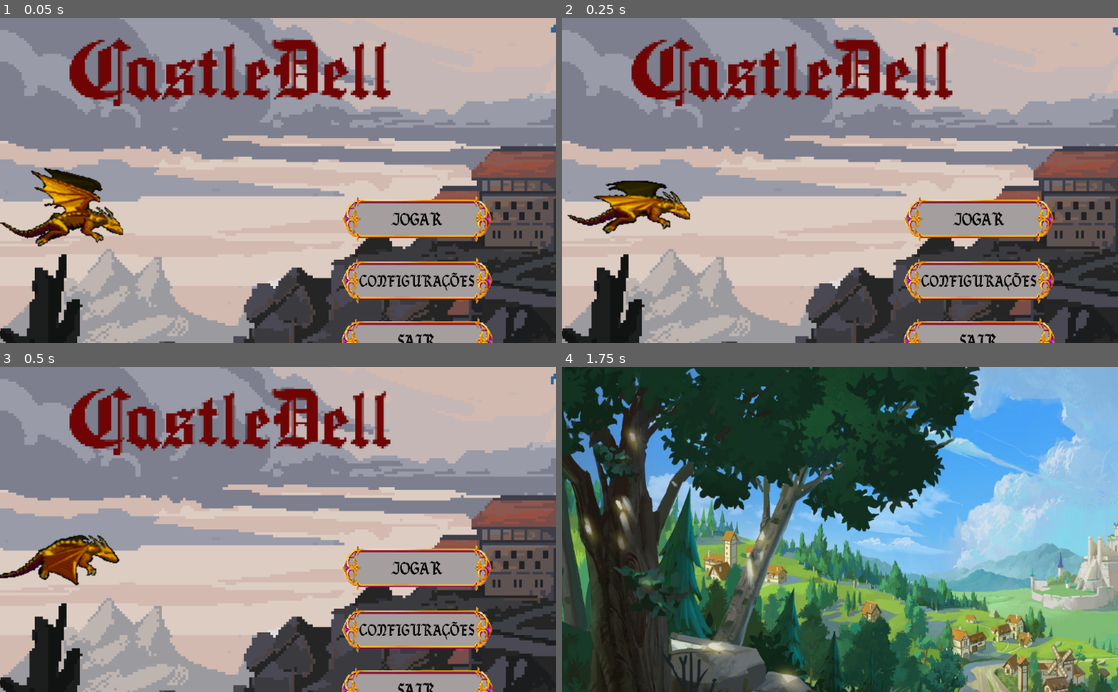
Above: before the commit, frames 1-4 (two rows, left to right).
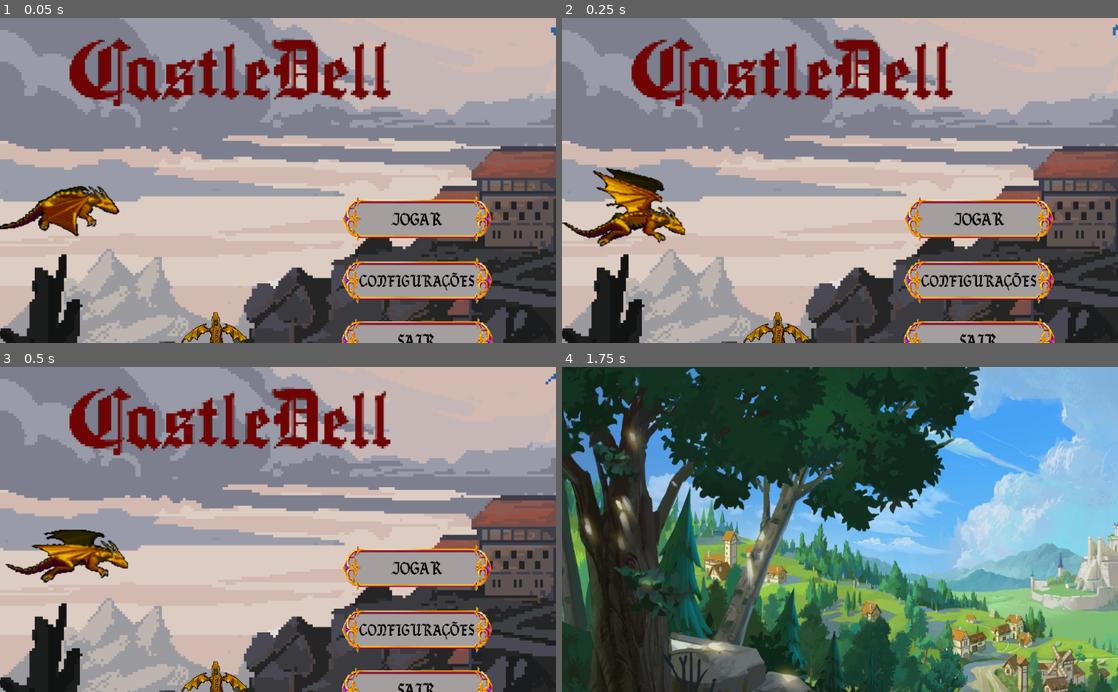
Above: after the commit, the same moments.

Repository: marcelomaiaf/Template_M1-main
Game: Godot game, scene res://menu_principal.tscn
The game is run twice, just before and just after one commit, with the same random seed, the same clock (stepped at 60 frames per second) and the same inputs.
Inputs (mouse positions are in pixels of both pictures, inside the frame that each line leads up to):
- Up to frame 1 (0.05 s): no input
- Up to frame 2 (0.25 s): no input
- Up to frame 3 (0.5 s): no input
- Up to frame 4 (1.75 s): click (979, 568) at 0.5 s; tap Enter at 1.25 s

The runs differ from the first frame. In frame 1, 3.1% of the frame differs, in the area x 0-100%, y 1-100%; in frame 2, 3.1%; in frame 3, 2.4%; in frame 4, nothing differs.

Commit message:
atualização

Diff:
--- /dev/null
+++ b/documentos/ABC/Sprite.gd
@@ -0,0 +1,16 @@
+extends Sprite
+
+
+# Declare member variables here. Examples:
+# var a = 2
+# var b = "text"
+
+
+# Called when the node enters the scene tree for the first time.
+func _ready():
+	pass # Replace with function body.
+
+
+# Called every frame. 'delta' is the elapsed time since the previous frame.
+#func _process(delta):
+#	pass
--- a/documentos/ABC/menu_principal.tscn
+++ b/documentos/ABC/menu_principal.tscn
@@ -17,6 +17,7 @@
 [ext_resource path="res://medieval sound.mp3" type="AudioStream" id=15]
 [ext_resource path="res://assets/back_3.png" type="Texture" id=16]
 [ext_resource path="res://assets/back_4.png" type="Texture" id=17]
+[ext_resource path="res://assets/flying_dragon-gold.png" type="Texture" id=18]
 [ext_resource path="res://assets/back_5.png" type="Texture" id=19]
 [ext_resource path="res://assets/back_6.png" type="Texture" id=20]
 [ext_resource path="res://assets/back_8.png" type="Texture" id=21]
@@ -45,6 +46,38 @@
 
 [sub_resource type="LargeTexture" id=3]
 
+[sub_resource type="Animation" id=5]
+length = 0.001
+tracks/0/type = "value"
+tracks/0/path = NodePath("Sprite:frame")
+tracks/0/interp = 1
+tracks/0/loop_wrap = true
+tracks/0/imported = false
+tracks/0/enabled = true
+tracks/0/keys = {
+"times": PoolRealArray( 0 ),
+"transitions": PoolRealArray( 1 ),
+"update": 0,
+"values": [ 2 ]
+}
+
+[sub_resource type="Animation" id=6]
+resource_name = "dragão"
+length = 1.5
+loop = true
+tracks/0/type = "value"
+tracks/0/path = NodePath("Sprite:frame")
+tracks/0/interp = 1
+tracks/0/loop_wrap = true
+tracks/0/imported = false
+tracks/0/enabled = true
+tracks/0/keys = {
+"times": PoolRealArray( 0, 0.1, 0.2, 0.3, 0.4, 0.5, 0.6, 0.7, 0.8, 0.9, 1 ),
+"transitions": PoolRealArray( 1, 1, 1, 1, 1, 1, 1, 1, 1, 1, 1 ),
+"update": 1,
+"values": [ 2, 3, 4, 5, 6, 7, 8, 9, 10, 11, 11 ]
+}
+
 [node name="Node2D" type="Node2D"]
 position = Vector2( 0, -36 )
 scale = Vector2( 0.802981, 0.807698 )
@@ -59,7 +92,7 @@
 position = Vector2( 954.032, 578.805 )
 scale = Vector2( 1.01176, 1.00537 )
 frames = SubResource( 4 )
-frame = 10
+frame = 11
 playing = true
 
 [node name="Castledell" type="Sprite" parent="."]
@@ -71,6 +104,7 @@
 position = Vector2( 159.406, 489.044 )
 scale = Vector2( 2.50485, 2.0098 )
 frames = SubResource( 1 )
+frame = 2
 playing = true
 
 [node name="play_button" type="TextureButton" parent="."]
@@ -107,6 +141,21 @@
 expand = true
 stretch_mode = 6
 
+[node name="AnimationPlayer" type="AnimationPlayer" parent="."]
+anims/RESET = SubResource( 5 )
+"anims/dragão" = SubResource( 6 )
+
+[node name="Sprite" type="Sprite" parent="."]
+position = Vector2( 493.162, 775.042 )
+scale = Vector2( 1.24536, 1.23809 )
+texture = ExtResource( 18 )
+hframes = 3
+vframes = 4
+frame = 2
+__meta__ = {
+"_edit_group_": true
+}
+
 [connection signal="pressed" from="play_button" to="." method="_on_play_button_pressed"]
 [connection signal="mouse_entered" from="config_button" to="." method="_on_config_button_mouse_entered"]
 [connection signal="pressed" from="config_button" to="." method="_on_config_button_pressed"]
Binary file added: documentos/ABC/assets/Finished cards/baby card.png
Binary file added: documentos/ABC/assets/Finished cards/bardo cardo.png
Binary file added: documentos/ABC/assets/Finished cards/charge card.png
Binary file added: documentos/ABC/assets/Finished cards/cover.png
Binary file added: documentos/ABC/assets/Finished cards/interval card.png
Binary file added: documentos/ABC/assets/Finished cards/nude card.png
Binary file added: documentos/ABC/assets/Finished cards/piper card.png
Binary file added: documentos/ABC/assets/Finished cards/rude card.png
Binary file added: documentos/ABC/assets/Finished cards/wynceyette card.png
Binary file added: documentos/ABC/assets/Finished cards/wynceyette dark.png
Binary file added: documentos/ABC/assets/flying_dragon-gold.png
Not shown, added: documentos/ABC/assets/flying_dragon-gold.png.import
(and 1 more such lines)
